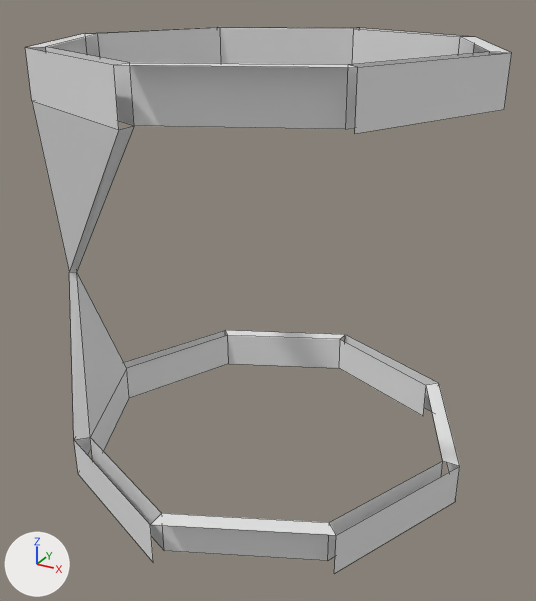
The Blender file Workshop/models/gameplay/lot.blend as it was, and as the next commit left it.
The view is the same before and after, from a camera (50 mm lens) standing at (0.794, -1.444, 1.13) and looking at (0.016, -0.03, 0.423). Lighting does not change. The marker at lower left points along +X, +Y and +Z. Mesh edges are drawn as thin lines.

The first picture shows 'lot'.
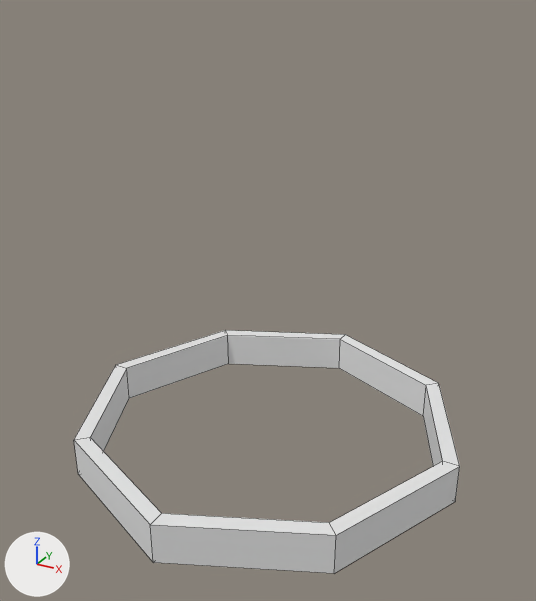
The newer file is also rescaled (x0.605), turned or shifted as a whole; pictures and numbers use the older file's frame.

Patch to the scene script:
```diff
--- a/Workshop/models/gameplay/lot.blend.py
+++ b/Workshop/models/gameplay/lot.blend.py
@@ me_lot @@
 # used by ob_lot; location = (0.0, 0.0, 0.0)
-me_lot.from_pydata(...)  # 66 vertices, 38 faces; spans x -0.5..0.5, y -0.5..0.5, z 0.0..1.0
+me_lot.from_pydata(...)  # 32 vertices, 32 faces; spans x -0.5..0.5, y -0.5..0.5, z 0.0..0.1
+# me_lot part 1
+# 34 vertices are removed from x -0.5..0.5, y -0.5..0.5, z 0.495..1.0
+# 22 faces are deleted
+# 16 new faces join them
```

Changed parts and their boxes (x1, y1, x2, y2) in the pictures (536 x 601 px; the box of a moved part takes in the faces that stretch with it):
'lot', reshaped (21% narrower, 55% shorter): before (25, 27, 511, 573); after (74, 330, 460, 573)
part 1 of me_lot, moved or reshaped: before (25, 27, 511, 440); after (74, 330, 459, 573)
